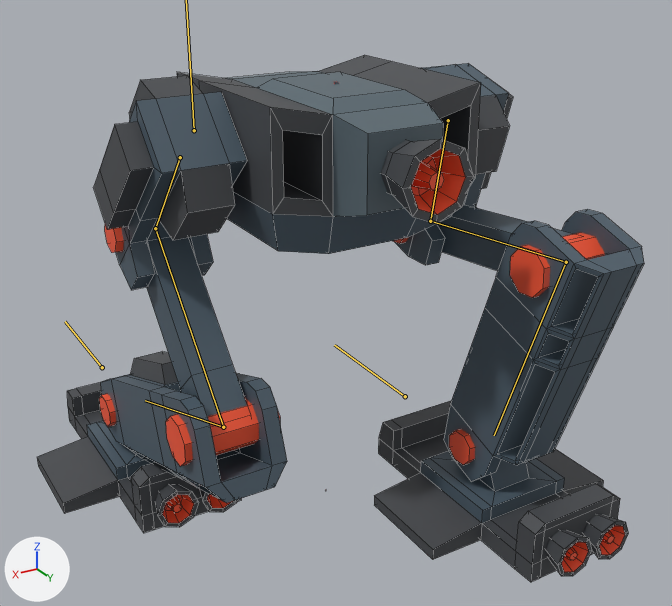
Before and after pictures for a commit that changed the FBX model Assets/04.Models/Robot.fbx.
Rendered twice from a camera (50 mm lens) standing at (6.66, 11.42, 9.11) and looking at (-0.2, -0.02, 3.39). Every picture has the same lights, and +X, +Y and +Z are marked at lower left. Both versions are drawn at frame 41 of the action 'Armature.001|Walk'; the numbers are the values there. The bones that change are drawn over the model as lines. Mesh edges are drawn as thin lines on the coarser meshes.

In view in the first picture: 'Legs'.
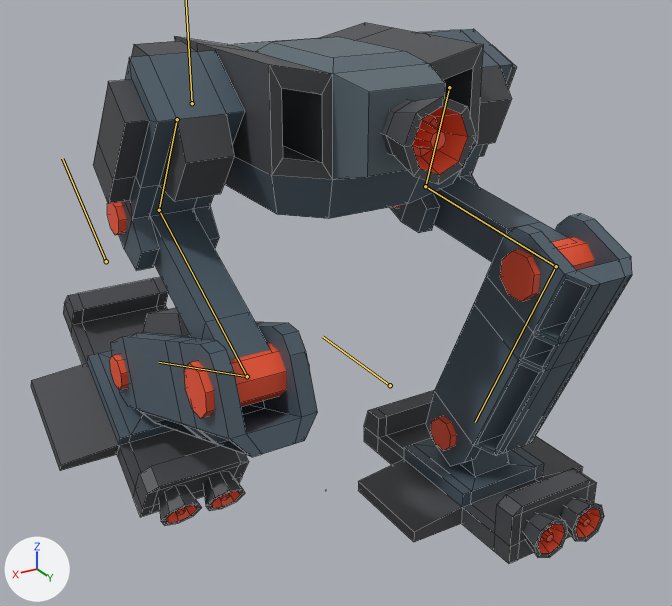
Location of each change, (x1, y1, x2, y2) in pixels of the pictures (672 x 606 px):
'Legs', posed
    before: (37, 55, 644, 582)
    after: (31, 23, 632, 564)
bone 'LegLHandle', root to tip
    before: (102, 367) to (65, 321)
    after: (106, 261) to (62, 158)
bone 'LegRHandle', root to tip
    before: (405, 396) to (334, 345)
    after: (390, 385) to (322, 336)
bone 'LegL.001', root to tip
    before: (180, 157) to (155, 228)
    after: (177, 119) to (159, 210)
bone 'LegL.002', root to tip
    before: (155, 228) to (223, 427)
    after: (159, 210) to (247, 376)
bone 'LegL.003', root to tip
    before: (223, 427) to (145, 400)
    after: (247, 376) to (158, 362)
bone 'LegR.001', root to tip
    before: (448, 120) to (430, 221)
    after: (449, 87) to (425, 186)
bone 'LegR.002', root to tip
    before: (430, 221) to (566, 262)
    after: (425, 186) to (556, 266)
bone 'LegR.003', root to tip
    before: (566, 262) to (494, 435)
    after: (556, 266) to (475, 422)

What the commit changed:
Bone 'LegLHandle' (bone_leglhandle) moves from (0.0, 2.0, 0.0) to (2.55, 0.97, 0.0).
Bone 'LegLHandle' (bone_leglhandle) turns from (0, 0, 0) to (0, 0, -33) degrees about its own x, y and z.
Bone 'LegRHandle' (bone_legrhandle) moves from (0.0, -2.0, 0.0) to (0.0, -1.52, 0.0).
Bone 'Bone' (bone_bone) moves from (0.0, 0.0, 0.0) to (0.0, 0.5, 0.0).
Bone 'LegL.001' (bone_legl_001) turns from (-17, 0, 0) to (-8, 0, 0) degrees about its own x, y and z.
Bone 'LegL.002' (bone_legl_002) turns from (-15, 0, 0) to (-4, 0, 0) degrees about its own x, y and z.
Bone 'LegL.003' (bone_legl_003) turns from (10, 0, 0) to (-9, 0, 0) degrees about its own x, y and z.
Bone 'LegR.001' (bone_legr_001) turns from (13, 0, 0) to (8, 0, 0) degrees about its own x, y and z.
Bone 'LegR.002' (bone_legr_002) turns from (8, 0, 0) to (1, 0, 0) degrees about its own x, y and z.
Bone 'LegR.003' (bone_legr_003) turns from (8, 0, 0) to (15, 0, 0) degrees about its own x, y and z.
